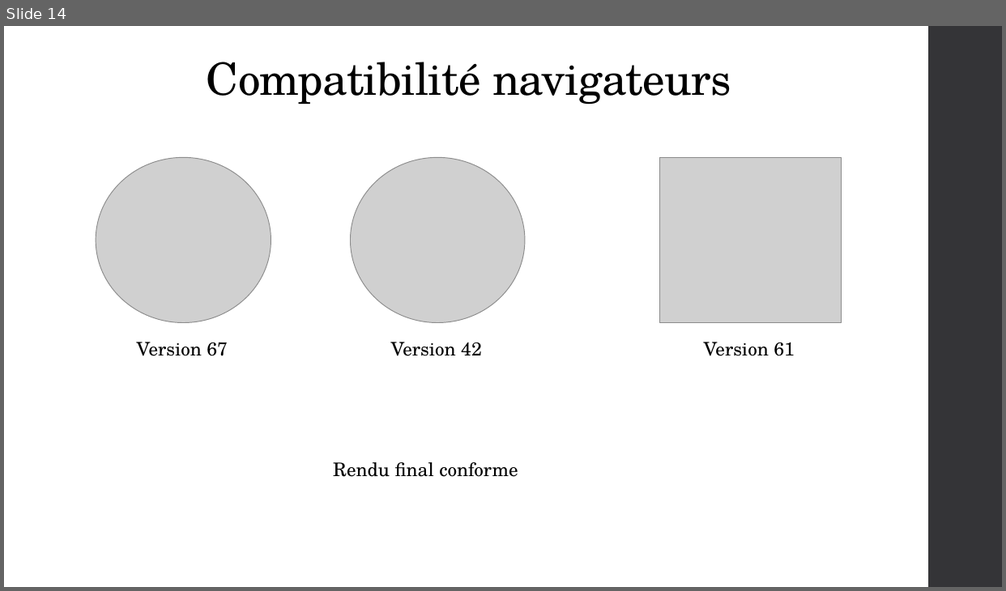
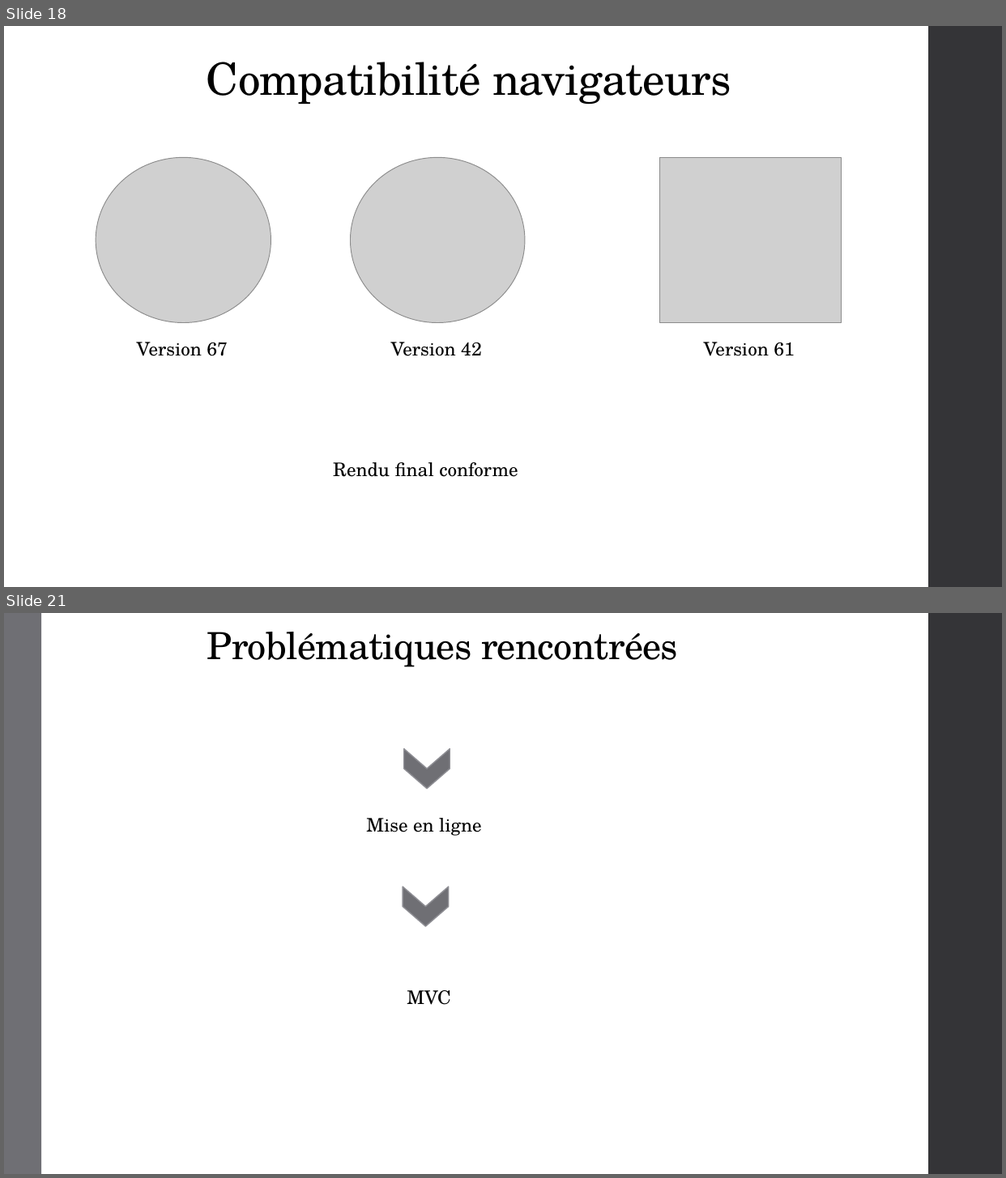
Before and after one commit to LaureenPerrin/project4_Blog-application-in-PHP-and-with-a-MySQL-database, a slide deck: powerpoint/project4.pptx. Shown one above the other, each under a label of ours: slide 14 before the commit, slides 18 and 21 after it; the slides between them are not shown. The pictures are 1006x591 and 1006x1178 pixels, drawn with LibreOffice and Linux fonts; fonts in the diff are those of the drawing; grey boxes stand for pictures. Boxes give left, top, right and bottom in pixels: in the first picture for what was removed or moved away, otherwise in the second. Text is boxed around its words. In the diff, an @@ line names an element or a change of style, - is before the commit and + after.

```diff
--- a/powerpoint/project4.pptx
+++ b/powerpoint/project4.pptx
@@ slide 21 added at [4, 613, 1002, 1174], background #FFFFFF; not listed: 1 template element that a slide beside it also shows @@
@@ rectangle added at [4, 613, 41, 1174], fill #6F6F74 @@
@@ title added at [207, 632, 678, 667], 36 pt, text #000000 @@
+Problématiques rencontrées
@@ chevron added at [404, 749, 450, 789], fill #6F6F74, outline #8E8E94 1.1 pt @@
@@ text added at [366, 818, 482, 836], 18 pt, text #000000 @@
+Mise en ligne
@@ chevron added at [403, 887, 449, 926], fill #6F6F74, outline #8E8E94 1.1 pt @@
@@ text added at [407, 990, 450, 1005], 18 pt, text #000000 @@
+MVC
@@ what was slide 14 is now slide 18 @@
```
Also in this commit, not shown: 3 slides changed, 8 other slides added, 2 slides removed, 1 other file.
